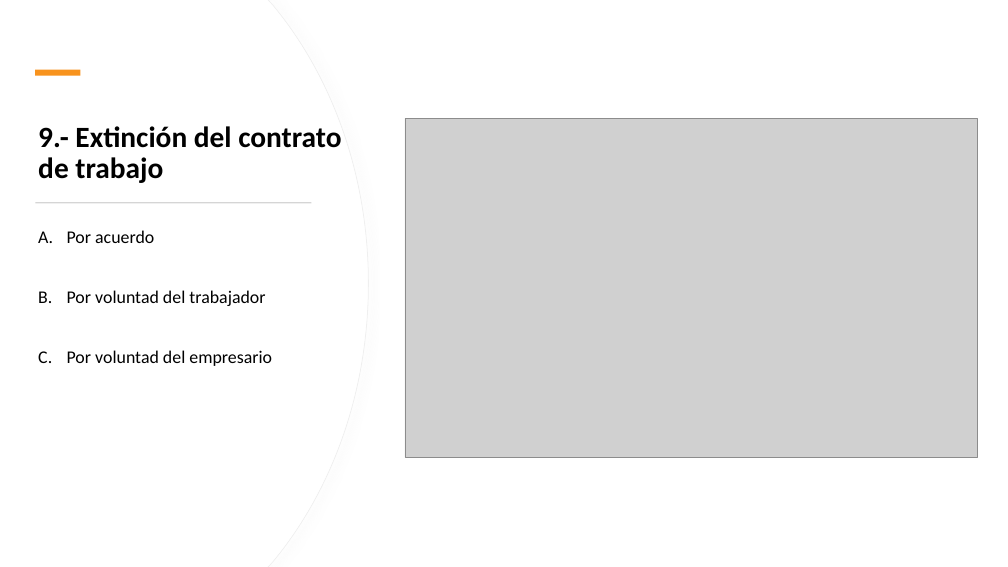
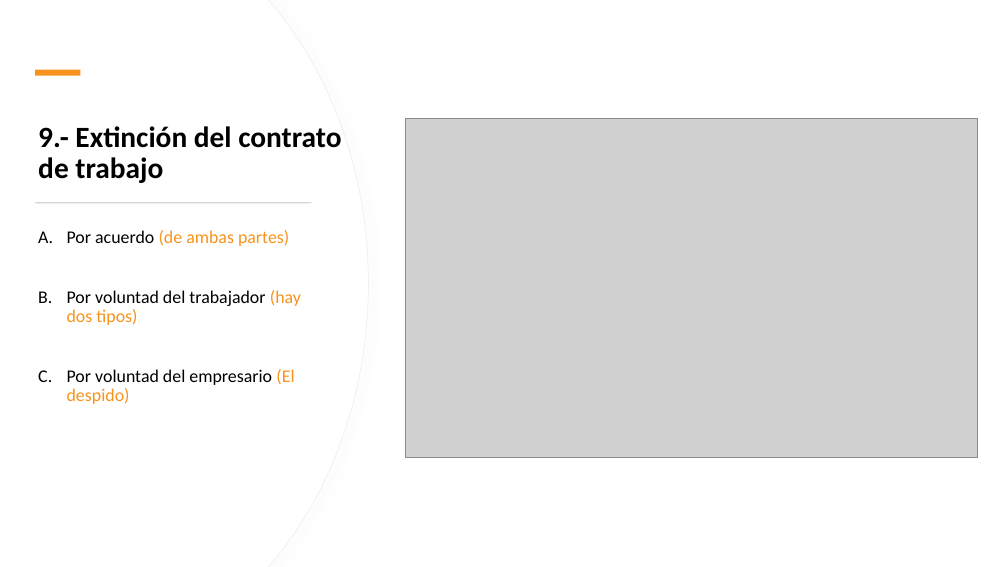
Before and after one commit to DiMaPaGa/daw1, a slide deck: slide 17 of PROGRAMACION/FOL/TEMA 3 FOL 2023 2024.pptx (slide 16 before the commit). Drawn at 1008x567 pixels with LibreOffice and Linux fonts; fonts in the diff are those of the drawing; grey boxes stand for pictures. Boxes give left, top, right and bottom in pixels: in the first picture for what was removed or moved away, otherwise in the second. Text is boxed around its words. In the diff, an @@ line names an element or a change of style, - is before the commit and + after.

```diff
--- a/PROGRAMACION/FOL/TEMA 3 FOL 2023 2024.pptx
+++ b/PROGRAMACION/FOL/TEMA 3 FOL 2023 2024.pptx
@@ text at (x1=67, y1=230, x2=301, y2=404): text changed @@
-A. Por acuerdo
-B. Por voluntad del trabajador
-C. Por voluntad del empresario
+A. Por acuerdo (de ambas partes)
+B. Por voluntad del trabajador (hay dos tipos)
+C. Por voluntad del empresario (El despido)
```
Also in this commit, not shown: 6 other slides changed, 1 slide added, 3 other files.
